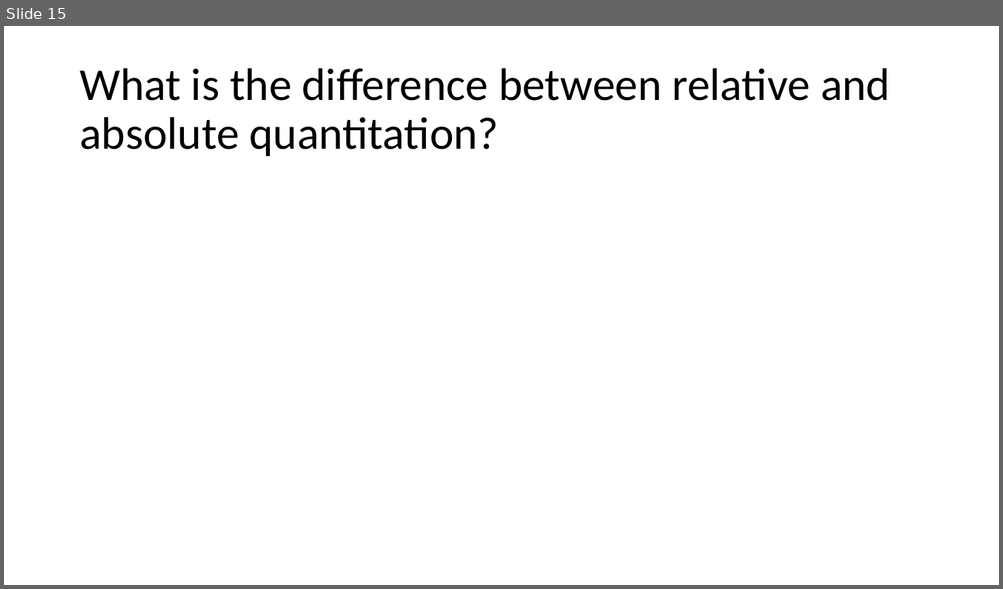
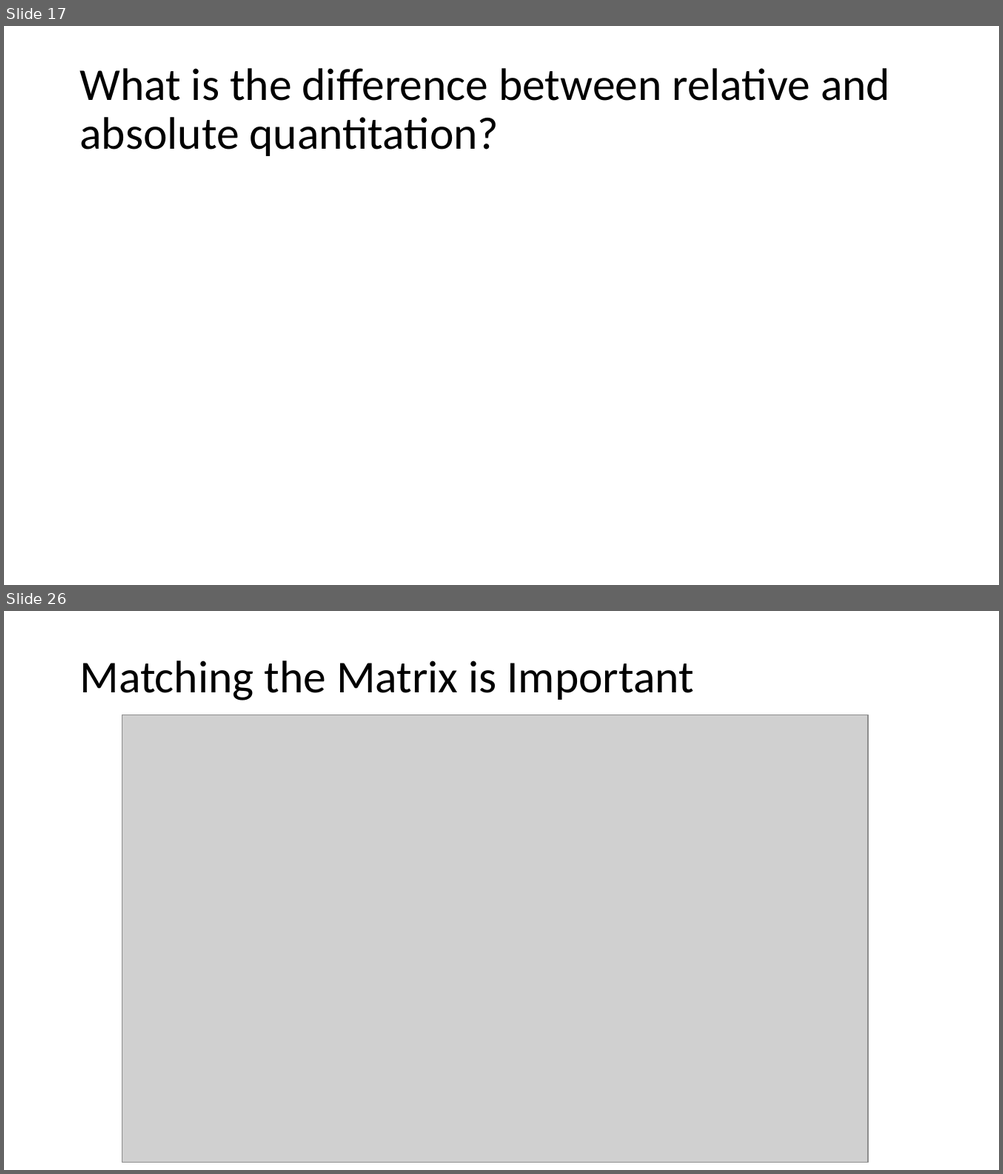
Before and after one commit to beliveau-lab/gen575, a slide deck: lectures/3.Quant101.Calibration.pptx. Shown one above the other, each under a label of ours: slide 15 before the commit, slides 17 and 26 after it; the slides between them are not shown. The pictures are 1003x589 and 1003x1174 pixels, drawn with LibreOffice and Linux fonts; fonts in the diff are those of the drawing; grey boxes stand for pictures. Boxes give left, top, right and bottom in pixels: in the first picture for what was removed or moved away, otherwise in the second. Text is boxed around its words. In the diff, an @@ line names an element or a change of style, - is before the commit and + after.

```diff
--- a/lectures/3.Quant101.Calibration.pptx
+++ b/lectures/3.Quant101.Calibration.pptx
@@ slide 26 added at (x1=4, y1=611, x2=999, y2=1170), background #FFFFFF @@
@@ title added at (x1=79, y1=661, x2=694, y2=701), 44 pt, text #000000 @@
+Matching the Matrix is Important
@@ picture added at (x1=122, y1=715, x2=868, y2=1163) @@
@@ what was slide 15 is now slide 17 @@
```
Also in this commit, not shown: 3 slides changed, 12 other slides added.
